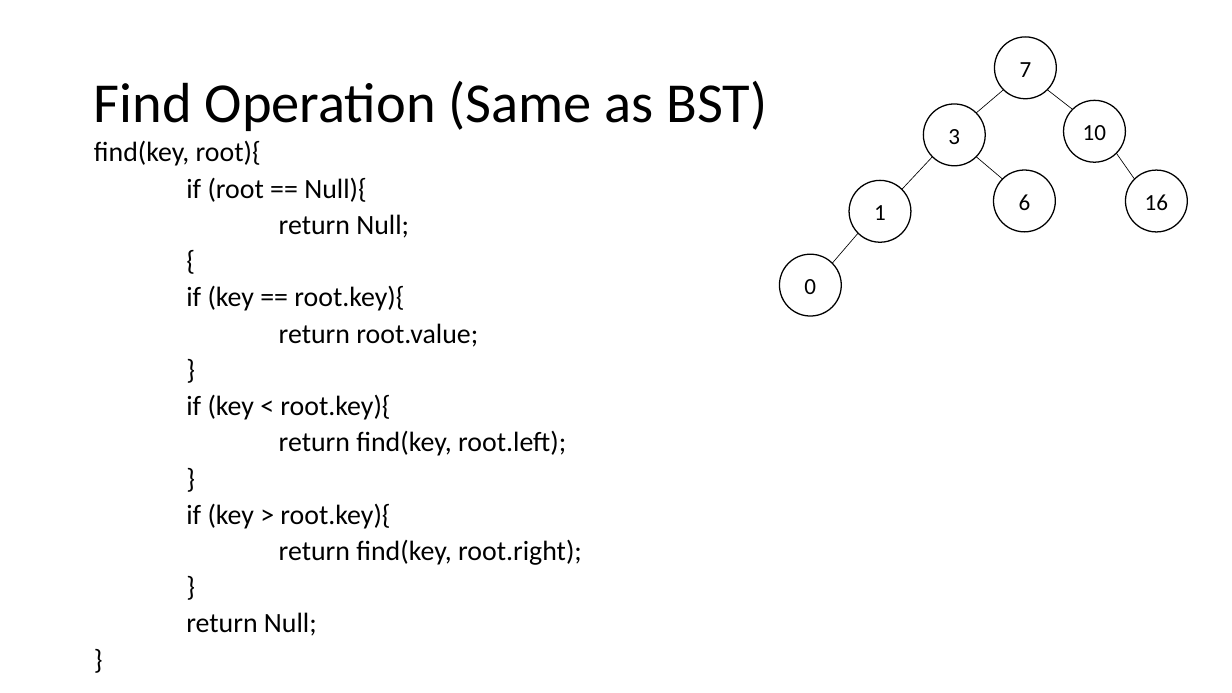
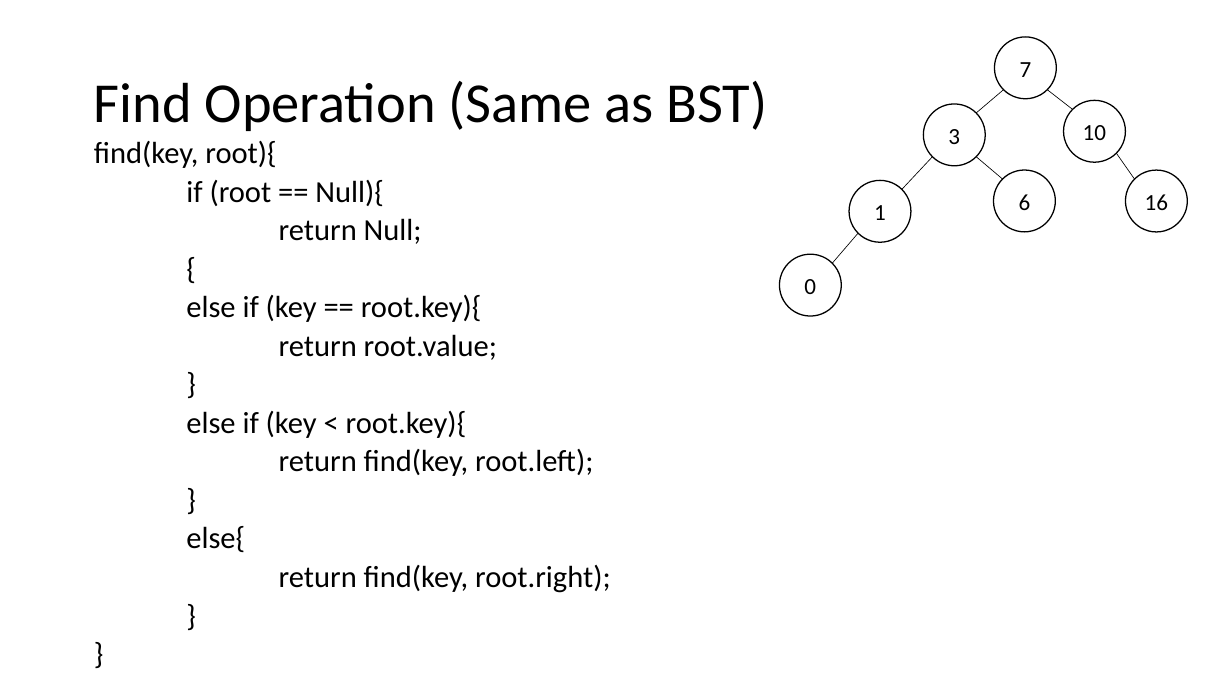
Before and after one commit to natebrunelle/cse332, a slide deck: slide 6 of markdown/files/slides/lecture9_avl2.pptx (slide 7 before the commit). Drawn at 1232x693 pixels with LibreOffice and Linux fonts; fonts in the diff are those of the drawing. Boxes give left, top, right and bottom in pixels: in the first picture for what was removed or moved away, otherwise in the second. Text is boxed around its words. In the diff, an @@ line names an element or a change of style, - is before the commit and + after.

```diff
--- a/markdown/files/slides/lecture9_avl2.pptx
+++ b/markdown/files/slides/lecture9_avl2.pptx
@@ text at bbox=[94, 141, 611, 593]: size 21.7 to 23.8 pt in "find(key, root){", "if (root == Null){", "return Null;", "{" and 7 more places @@
@@ text at bbox=[186, 295, 482, 322]: text changed; size 21.7 to 23.8 pt @@
-if (key == root.key){
+else if (key == root.key){
@@ text at bbox=[186, 411, 467, 438]: text changed; size 21.7 to 23.8 pt @@
-if (key < root.key){
+else if (key < root.key){
@@ text at bbox=[186, 526, 245, 552]: text changed; size 21.7 to 23.8 pt @@
-if (key > root.key){
+else{
@@ text at bbox=[186, 612, 317, 636]: paragraph removed @@
-return Null;
```
Also in this commit, not shown: 15 other slides changed, 1 slide added, 2 slides removed, 9 other files.
